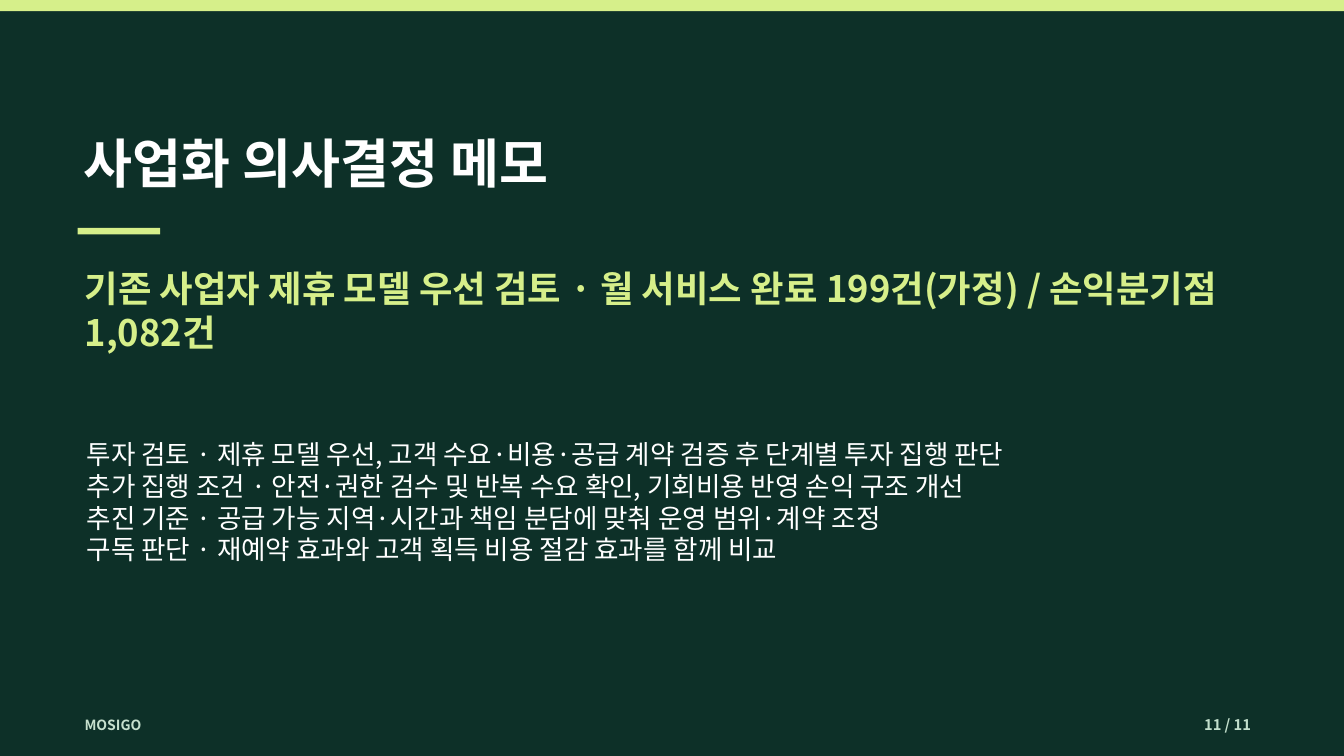
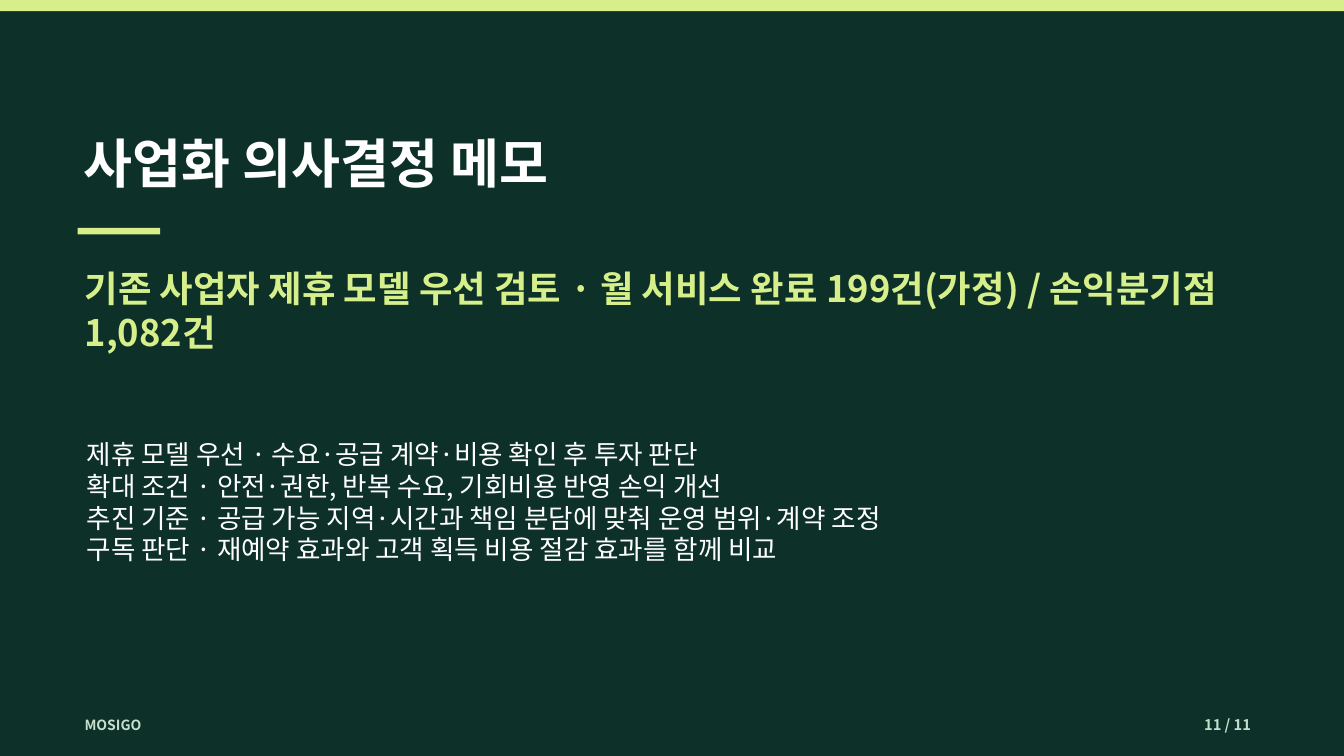
Before and after one commit to dohyunkimmm/mosigo-case-study, a slide deck: slide 11 of downloads/mosigo_report.pptx. Drawn at 1344x756 pixels with LibreOffice and Linux fonts; fonts in the diff are those of the drawing. Boxes give left, top, right and bottom in pixels: in the first picture for what was removed or moved away, otherwise in the second. Text is boxed around its words. In the diff, an @@ line names an element or a change of style, - is before the commit and + after.

```diff
--- a/downloads/mosigo_report.pptx
+++ b/downloads/mosigo_report.pptx
@@ text at <box>87,442,722,501</box>: text changed @@
-투자 검토 · 제휴 모델 우선, 고객 수요·비용·공급 계약 검증 후 단계별 투자 집행 판단
-추가 집행 조건 · 안전·권한 검수 및 반복 수요 확인, 기회비용 반영 손익 구조 개선
+제휴 모델 우선 · 수요·공급 계약·비용 확인 후 투자 판단
+확대 조건 · 안전·권한, 반복 수요, 기회비용 반영 손익 개선
```
Also in this commit, not shown: 2 other slides changed, 7 other files.
